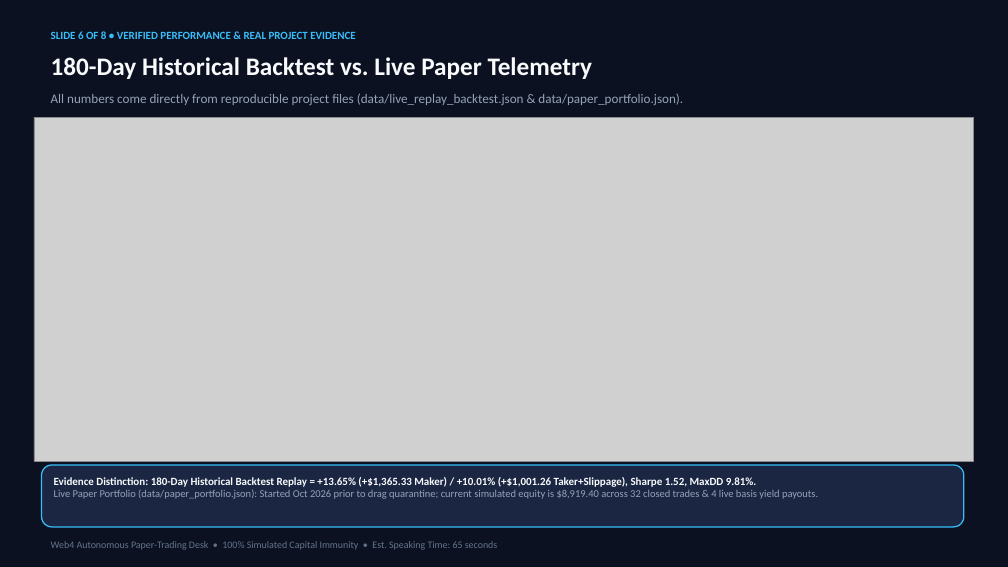
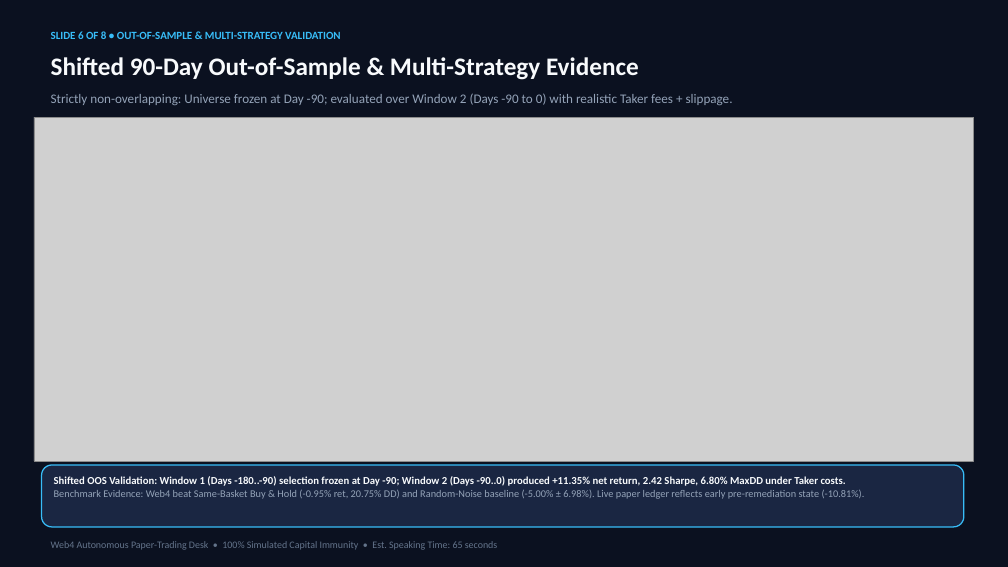
Before and after one commit to iShmuel/web4-trading-agent, a slide deck: slide 6 of web4_trading_agent_presentation.pptx. Drawn at 1008x567 pixels with LibreOffice and Linux fonts; fonts in the diff are those of the drawing; grey boxes stand for pictures. Boxes give left, top, right and bottom in pixels: in the first picture for what was removed or moved away, otherwise in the second. Text is boxed around its words. In the diff, an @@ line names an element or a change of style, - is before the commit and + after.

Commit message:
feat(remediation): multi-strategy dynamic registry, 20-proposal LLM governance benchmark, shifted 90d OOS validation, and persistent drawdown circuit breaker

```diff
--- a/web4_trading_agent_presentation.pptx
+++ b/web4_trading_agent_presentation.pptx
@@ text at (51, 31, 340, 39): text changed @@
-SLIDE 6 OF 8 • VERIFIED PERFORMANCE & REAL PROJECT EVIDENCE
+SLIDE 6 OF 8 • OUT-OF-SAMPLE & MULTI-STRATEGY VALIDATION
@@ text at (51, 57, 639, 80): text changed @@
-180-Day Historical Backtest vs. Live Paper Telemetry
+Shifted 90-Day Out-of-Sample & Multi-Strategy Evidence
@@ text in rectangle at (51, 93, 733, 105): text changed @@
-All numbers come directly from reproducible project files (data/live_replay_backtest.json & data/paper_portfolio.json).
+Strictly non-overlapping: Universe frozen at Day -90; evaluated over Window 2 (Days -90 to 0) with realistic Taker fees + slippage.
@@ text in rounded rectangle at (54, 476, 865, 499): text changed; size 10 to 9.8 pt @@
-Evidence Distinction: 180-Day Historical Backtest Replay = +13.65% (+$1,365.33 Maker) / +10.01% (+$1,001.26 Taker+Slippage), Sharpe 1.52, MaxDD 9.81%.
-Live Paper Portfolio (data/paper_portfolio.json): Started Oct 2026 prior to drag quarantine; current simulated equity is $8,919.40 across 32 closed trades & 4 live basis yield payouts.
+Shifted OOS Validation: Window 1 (Days -180..-90) selection frozen at Day -90; Window 2 (Days -90..0) produced +11.35% net return, 2.42 Sharpe, 6.80% MaxDD under Taker costs.
+Benchmark Evidence: Web4 beat Same-Basket Buy & Hold (-0.95% ret, 20.75% DD) and Random-Noise baseline (-5.00% ± 6.98%). Live paper ledger reflects early pre-remediation state (-10.81%).
```
Also in this commit, not shown: 2 other slides changed, 1 slide added, 1 slide removed, 28 other files.
